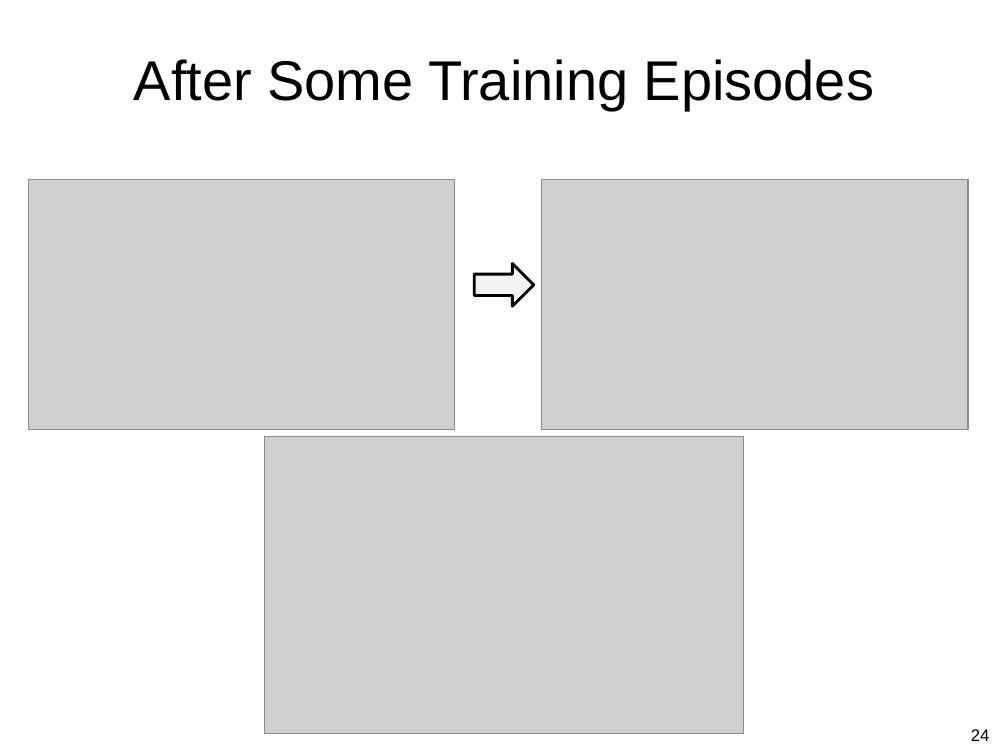
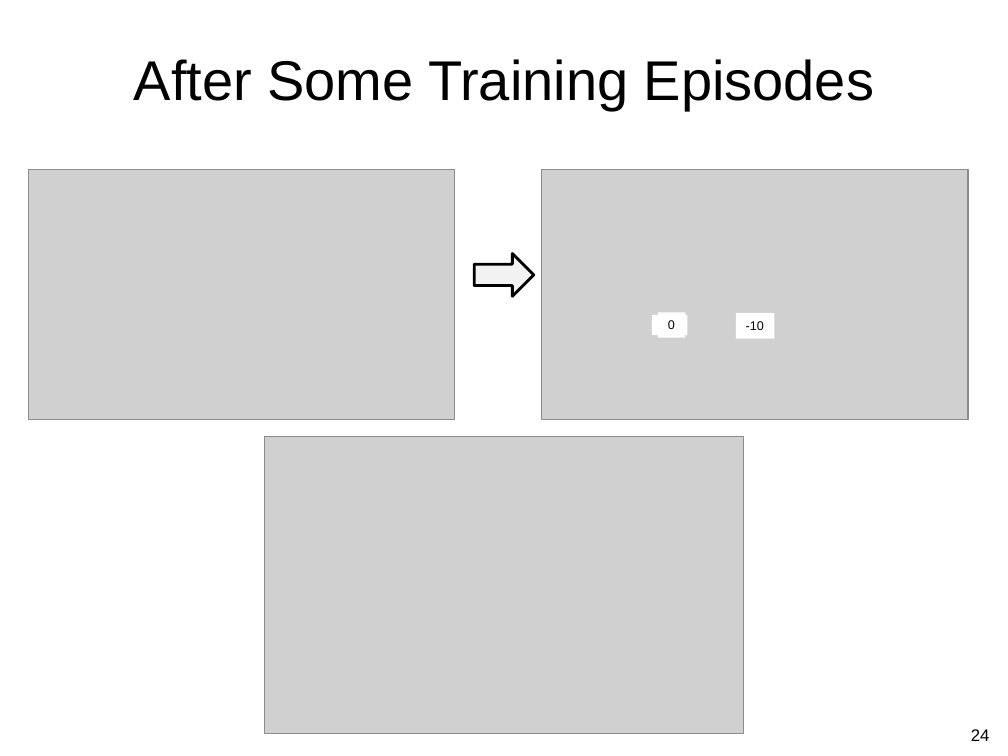
Before and after one commit to guzonghua/saav, a slide deck: slide 24 of PPTs/L7.2 Q-Learning.pptx. Drawn at 1008x756 pixels with LibreOffice and Linux fonts; fonts in the diff are those of the drawing; grey boxes stand for pictures. Boxes give left, top, right and bottom in pixels: in the first picture for what was removed or moved away, otherwise in the second. Text is boxed around its words. In the diff, an @@ line names an element or a change of style, - is before the commit and + after.

```diff
--- a/PPTs/L7.2 Q-Learning.pptx
+++ b/PPTs/L7.2 Q-Learning.pptx
@@ 2 pictures, 1 right arrow: place and size @@
-2 pictures, 1 right arrow at [28,179,968,429]
+2 pictures, 1 right arrow at [28,170,968,420]
@@ rectangle added at [652,316,687,336], fill #FFFFFF @@
@@ rectangle added at [658,312,685,338], fill #FFFFFF, 9 pt, text #000000 @@
+0
@@ rectangle added at [736,313,774,339], fill #FFFFFF, 9 pt, text #000000 @@
+-10
```
Also in this commit, not shown: 1 other file.
